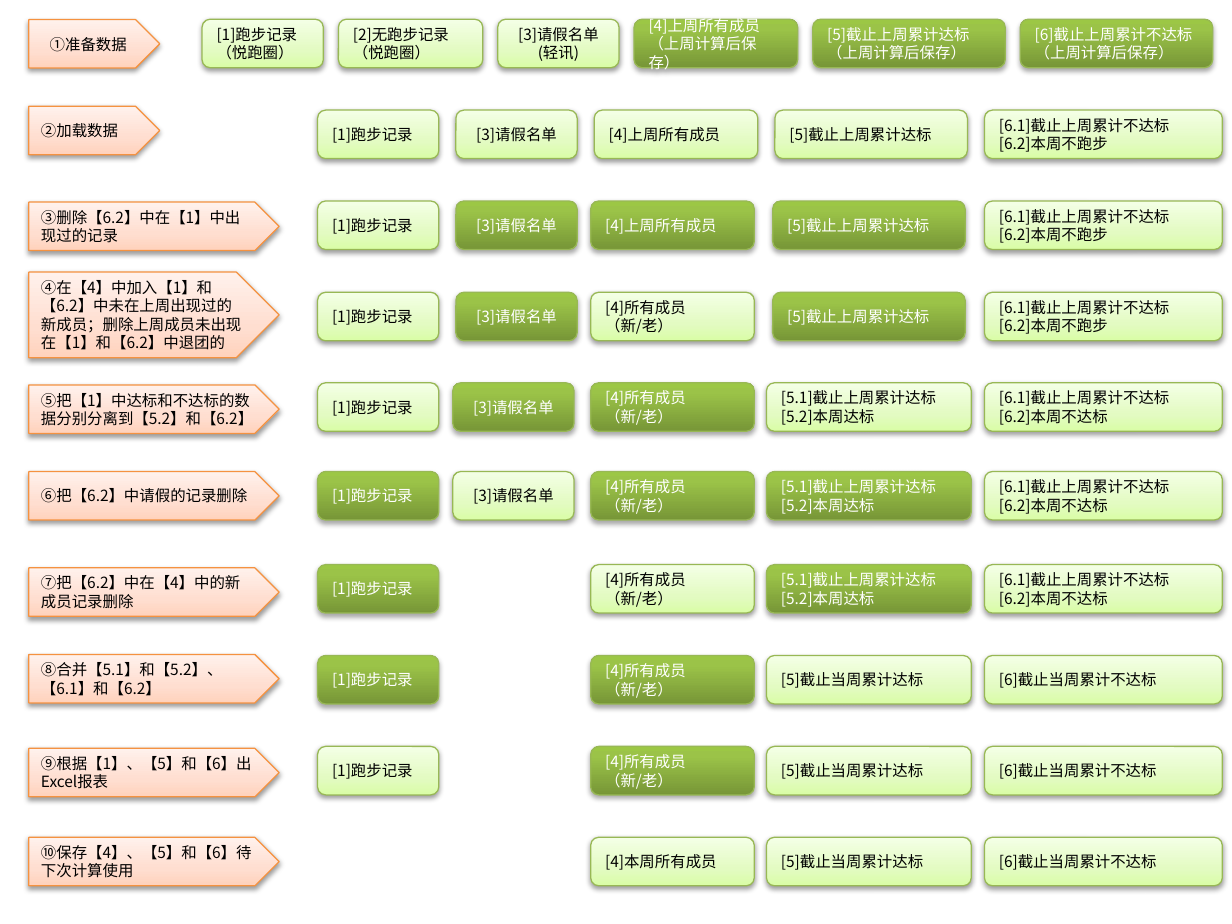
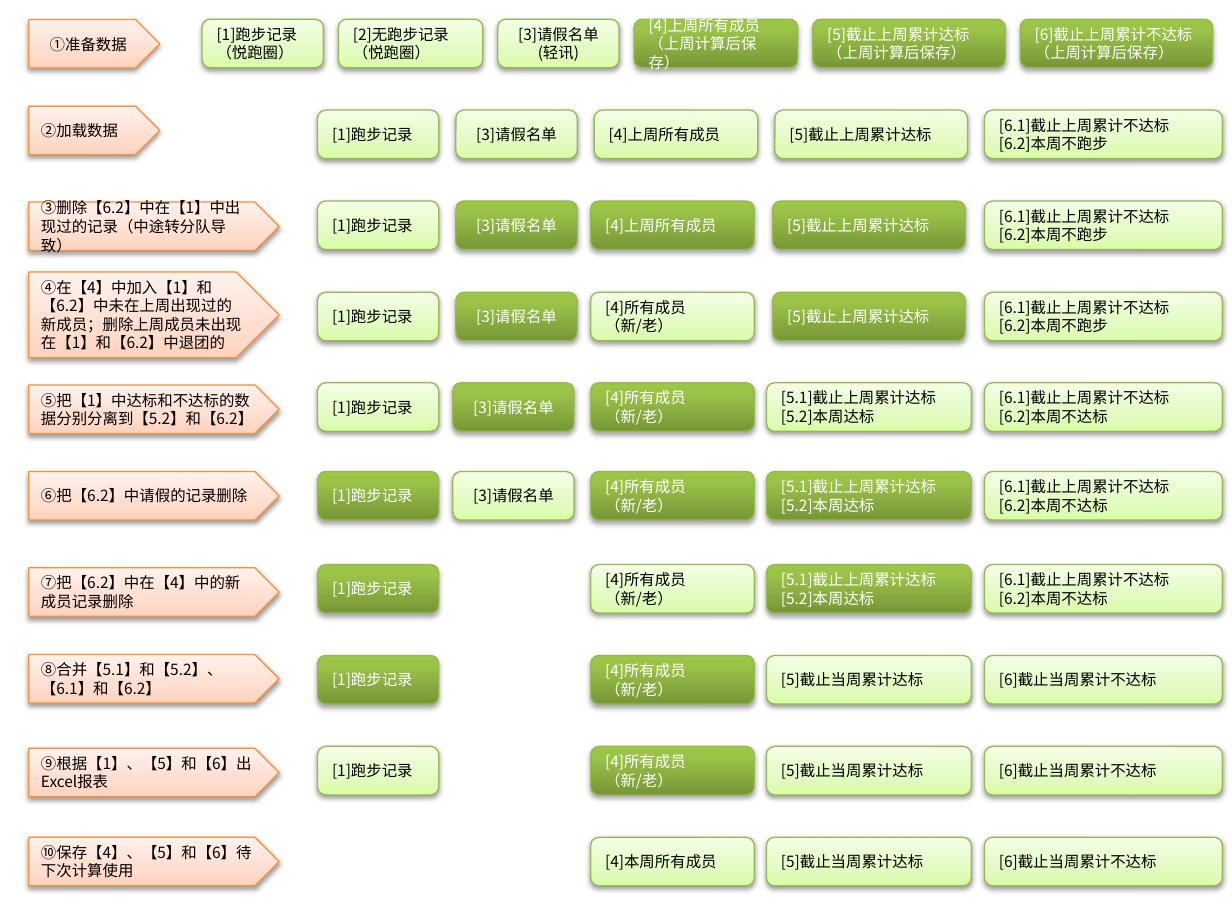
Before and after one commit to denglinghua/exercise-data, a slide deck: slide 1 of misc/data-flow-chart.pptx. Drawn at 1232x924 pixels with LibreOffice and Linux fonts; fonts in the diff are those of the drawing. Boxes give left, top, right and bottom in pixels: in the first picture for what was removed or moved away, otherwise in the second. Text is boxed around its words. In the diff, an @@ line names an element or a change of style, - is before the commit and + after.

```diff
--- a/misc/data-flow-chart.pptx
+++ b/misc/data-flow-chart.pptx
@@ text in pentagon arrow at [41, 200, 240, 255]: text changed @@
-③删除【6.2】中在【1】中出现过的记录
+③删除【6.2】中在【1】中出现过的记录（中途转分队导致）
```
Also in this commit, not shown: 11 other files.
